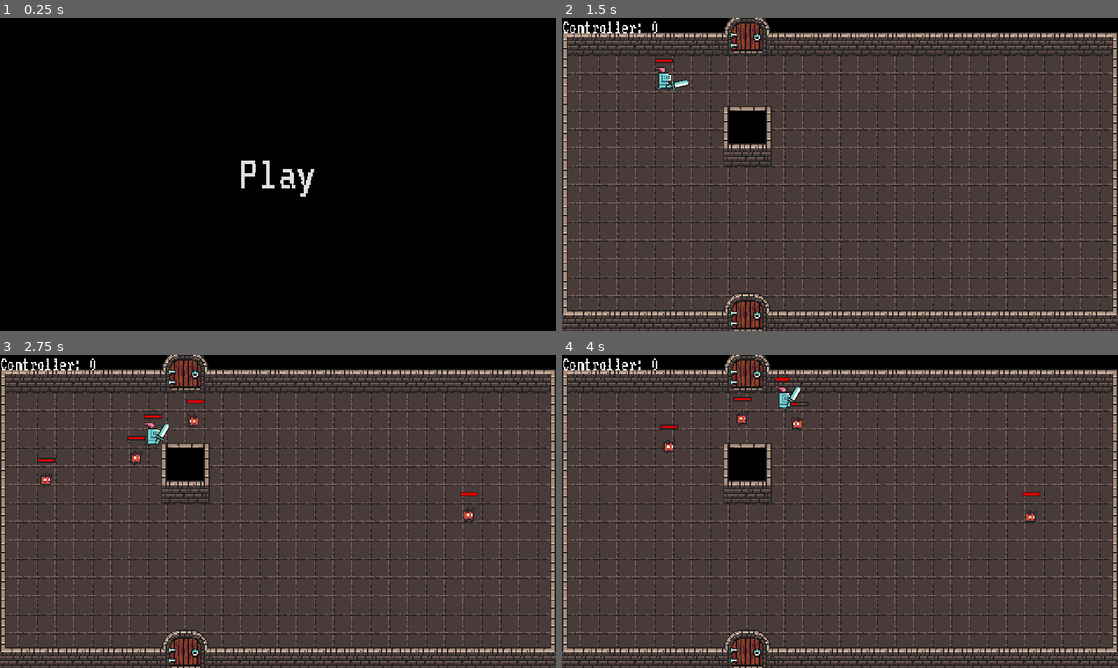
Above: before the commit, frames 1-4 (two rows, left to right).
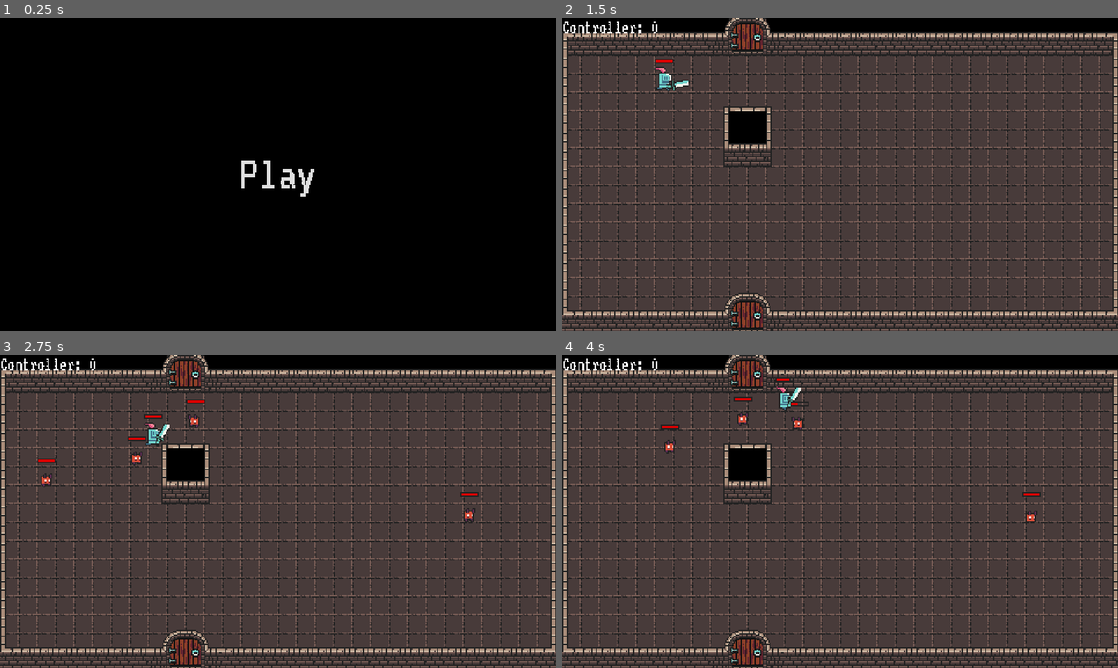
Above: after the commit, the same moments.

Repository: InjustFr/CallOfTheMask
Game: Godot game, scene res://MainMenu.tscn
Two runs of this game, one before a commit and one after it. Both use one fixed random seed, a clock stepped at 60 frames per second and the inputs below.
Inputs (mouse positions are in pixels of both pictures, inside the frame that each line leads up to):
- Up to frame 1 (0.25 s): no input
- Up to frame 2 (1.5 s): click "Play" at 0.5 s; move the mouse to (962, 158) at 1.27 s; hold D (right) from 1.28 s (still down); click (962, 158) at 1.35 s
- Up to frame 3 (2.75 s): move the mouse to (166, 527) at 2.02 s; release D (right) at 2.03 s; hold S (down) from 2.03 s (still down); tap Space (dash) at 2.1 s
- Up to frame 4 (4 s): move the mouse to (895, 442) at 2.77 s; release S (down) at 2.78 s; hold D (right) 2.78-3.53 s; tap E (use) at 2.85 s; move the mouse to (812, 574) at 3.52 s; hold W (up) from 3.53 s (still down); click (812, 574) at 3.6 s

The runs differ from the first frame. In frame 1, less than 0.1% of the frame differs, in the area x 44-57%, y 45-56%; in frame 2, 8.2%; in frame 3, 8.3%, in the area x 0-100%, y 0-100%; in frame 4, 8.3%.

Commit message:
Skeleton adjustment

Diff:
--- a/Enemy/Skeleton.tscn
+++ b/Enemy/Skeleton.tscn
@@ -9,7 +9,7 @@
 [ext_resource type="Texture2D" uid="uid://b2xxl5rs2ijik" path="res://Assets/progress_outline.png" id="7_2dtvq"]
 
 [sub_resource type="CircleShape2D" id="CircleShape2D_3kp21"]
-radius = 128.0
+radius = 368.348
 
 [sub_resource type="CircleShape2D" id="CircleShape2D_wipou"]
 radius = 128.0
@@ -83,7 +83,7 @@
 }],
 "loop": true,
 "name": &"walk",
-"speed": 10.0
+"speed": 7.5
 }]
 
 [sub_resource type="Gradient" id="Gradient_ciavx"]
@@ -127,7 +127,9 @@
 collision_mask = 7
 motion_mode = 1
 script = ExtResource("1_3ghqt")
+projectile_velocity = 48
 health = 5
+speed = 24
 
 [node name="AggroRange" type="Area2D" parent="."]
 collision_layer = 0
@@ -153,7 +155,6 @@
 position = Vector2(-1, -2)
 sprite_frames = SubResource("SpriteFrames_d8fny")
 animation = &"idle"
-frame_progress = 0.373217
 
 [node name="StateMachine" type="Node" parent="." node_paths=PackedStringArray("initial_state")]
 script = ExtResource("3_7lfjr")
--- a/project.godot
+++ b/project.godot
@@ -24,6 +24,7 @@
 window/size/window_width_override=1280
 window/size/window_height_override=720
 window/stretch/mode="canvas_items"
+window/stretch/scale_mode="integer"
 
 [editor]
 
